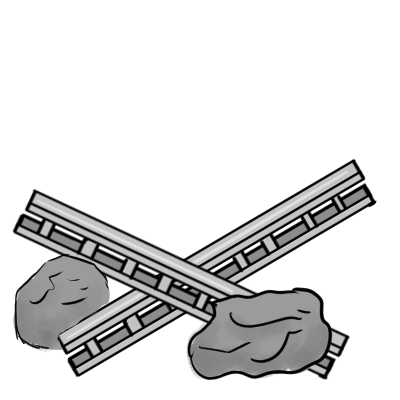
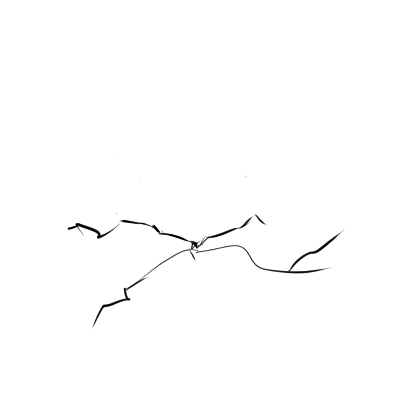
Two versions of the same layered image (400x400). Layer-by-layer changes:
hid "Layer 10", painted on it over [12, 192, 377, 381]
hid "Layer 16", painted on it over [12, 192, 377, 381]
hid "Copy of Layer 15", painted on it over [12, 154, 377, 381]
hid "Layer 15", painted on it over [12, 154, 377, 381]
showed "Layer 6", painted on it over [64, 154, 377, 381]
